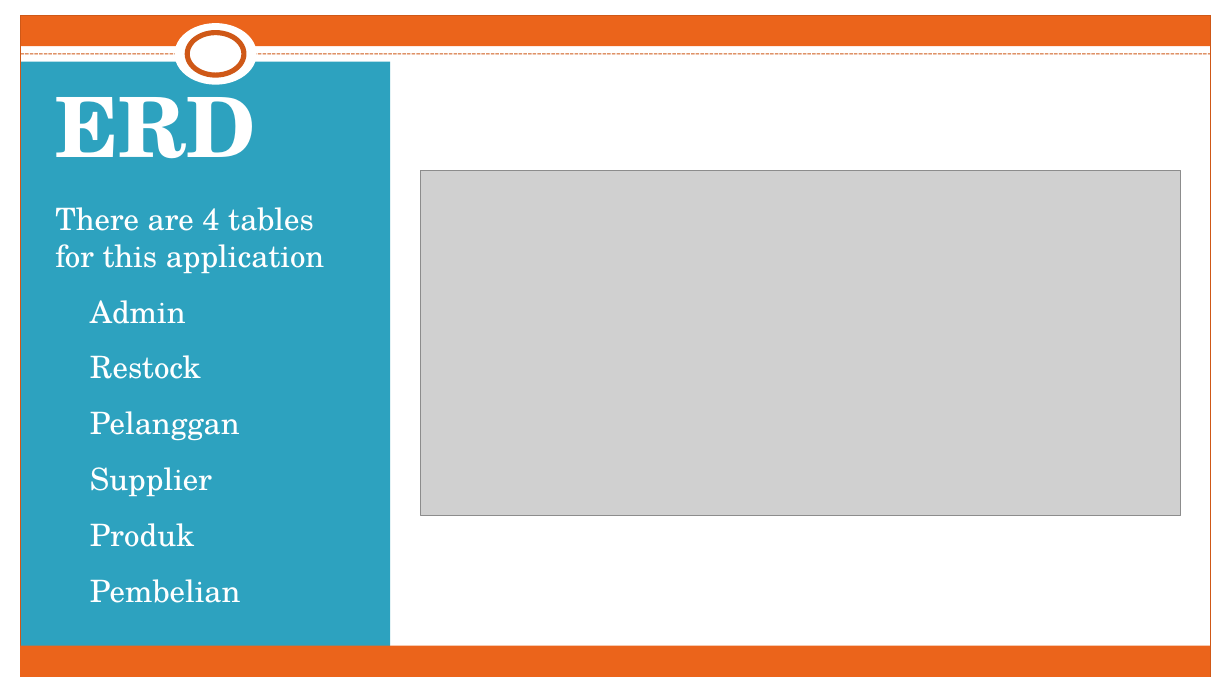
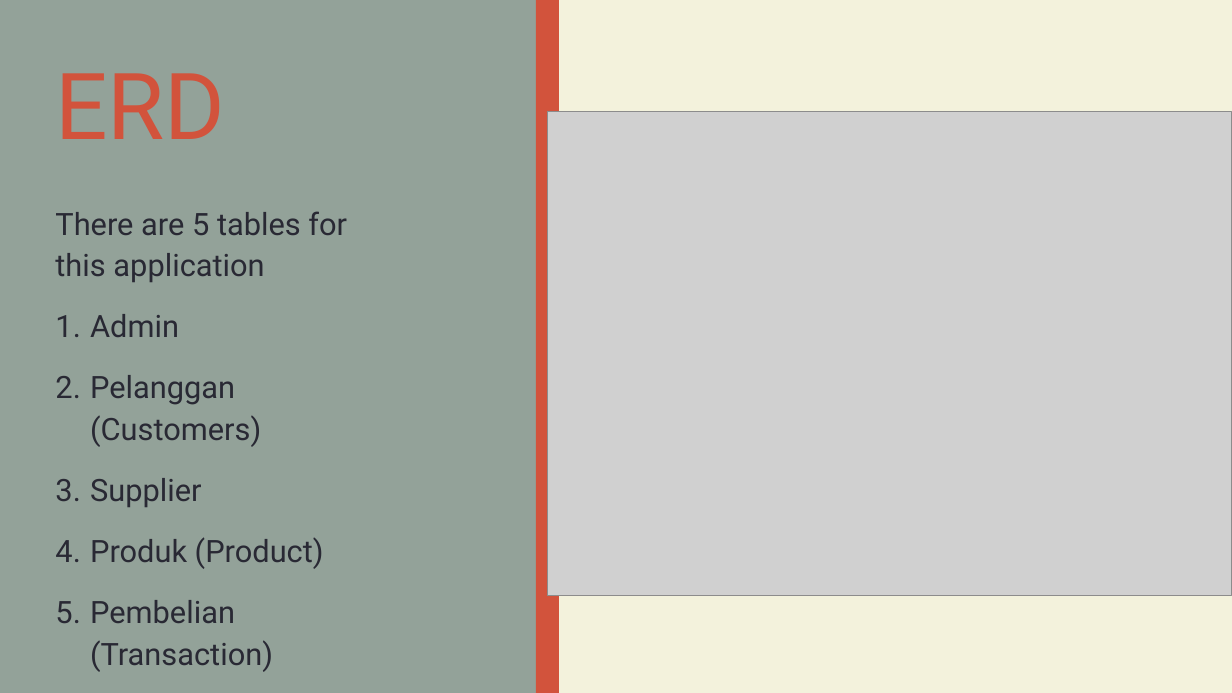
Before and after one commit to galvaninatasya/fp2015pwl, a slide deck: slide 4 of 01.pptx. Drawn at 1232x693 pixels with LibreOffice and Linux fonts; fonts in the diff are those of the drawing; grey boxes stand for pictures. Boxes give left, top, right and bottom in pixels: in the first picture for what was removed or moved away, otherwise in the second. Text is boxed around its words. In the diff, an @@ line names an element or a change of style, - is before the commit and + after.

```diff
--- a/01.pptx
+++ b/01.pptx
@@ background #FFFFFF to #F3F2DC @@
@@ rectangle: place and size @@
-rectangle at (20, 62, 390, 655)
+rectangle at (0, 0, 536, 693)
@@ rectangle at (0, 0, 536, 693): fill #2DA2BF to #93A299 @@
@@ rectangle removed at (0, 0, 1232, 12) @@
@@ rectangle removed at (0, 0, 20, 693) @@
@@ rectangle removed at (20, 16, 1211, 46) @@
@@ rectangle removed at (20, 16, 1211, 677) @@
@@ ellipse removed at (175, 23, 257, 85) @@
@@ rectangle added at (536, 0, 559, 693), fill #D2533C @@
@@ rectangle removed at (1212, 0, 1232, 693) @@
@@ line removed from (20, 54) to (1211, 54) @@
@@ ellipse removed at (188, 32, 244, 75) @@
@@ title "ERD" at (55, 73, 225, 139): size 64.8 to 72 pt, font TeX Gyre Schola to Roboto, text colour #FFFFFF to #D2533C, bold off; line spacing 1 to 0.84; vertical alignment bottom to top @@
@@ picture: place and size @@
-picture at (421, 170, 1181, 516)
+picture at (548, 112, 1232, 596)
@@ text at (55, 211, 347, 282): text changed; font TeX Gyre Schola to Roboto; text colour #FFFFFF to #292934 @@
-There are 4 tables for this application
+There are 5 tables for this application
@@ text at (90, 314, 202, 507): font TeX Gyre Schola to Roboto, text colour #FFFFFF to #292934 in "Admin", "Supplier"; line spacing 1 to 1.13 @@
@@ text at (90, 375, 261, 447): text changed; font TeX Gyre Schola to Roboto; text colour #FFFFFF to #292934 @@
-2. Restock
-3. Pelanggan
+2. Pelanggan (Customers)
@@ text at (90, 537, 324, 623): text changed; font TeX Gyre Schola to Roboto; text colour #FFFFFF to #292934 @@
-5. Produk
-6. Pembelian
+4. Produk (Product)
+5. Pembelian (Transaction)
@@ rectangle removed at (20, 646, 1211, 677) @@
@@ rectangle removed at (0, 677, 1232, 693) @@
```
Also in this commit, not shown: 5 other slides changed, 13 other files.
